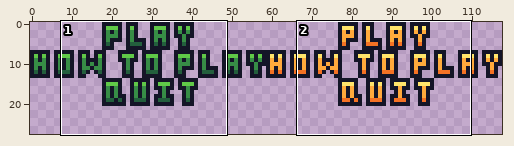
Sprite sheet: graphics/titleMenu.png. Above: a wide view before the commit, with the close-up outlined.
Close-up. Before the edit:
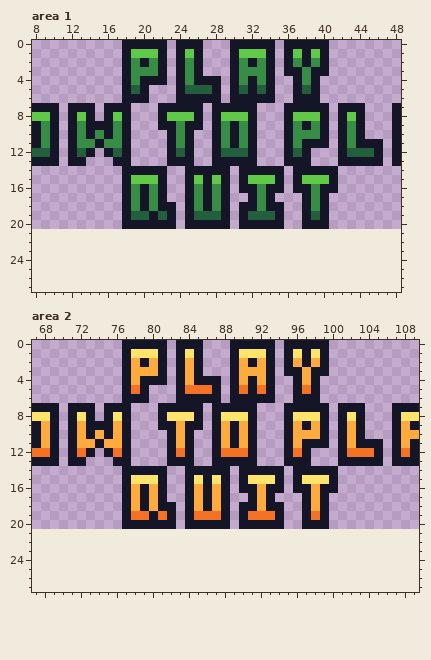
The file is 118x21 pixels. Shown: area 1: x 8..48, y 0..27; area 2: x 67..109, y 0..27. The old version is drawn lined up with the new one, on the new canvas.
After the commit:
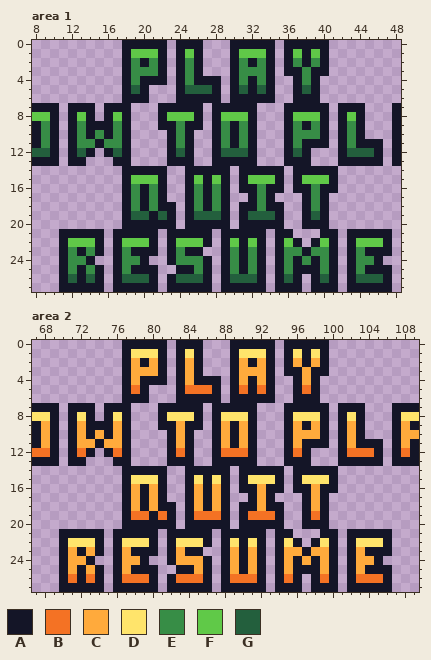
Palette (. is transparent): A #141527  B #f47224  C #ffaa3c  D #ffe46b  E #378d46  F #60c948  G #235f3d
Difference:
canvas 118x21 -> 118x28
Area 1:
y 21: x 11..15 ..... -> AAAAA; x 17..21 ..... -> AAAAA; x 23..27 ..... -> AAAAA; x 29..33 ..... -> AAAAA; x 35..36 .. -> AA; x 40..41 .. -> AA; x 43..47 ..... -> AAAAA
y 22: x 11..15 ..... -> AFFFA; x 17..21 ..... -> AFFFA; x 23..27 ..... -> AFFFA; x 29..33 ..... -> AFAFA; x 35..37 ... -> AFA; x 39..41 ... -> AFA; x 43..47 ..... -> AFFFA
y 23: x 11..15 ..... -> AEAEA; x 17..21 ..... -> AEAAA; x 23..26 .... -> AEAA; x 29..33 ..... -> AEAEA; x 35..41 ....... -> AEEAEEA; x 43..47 ..... -> AEAAA
y 24: x 11..14 .... -> AEEA; x 17..20 .... -> AEEA; x 23..27 ..... -> AEEEA; x 29..33 ..... -> AEAEA; x 35..41 ....... -> AEAEAEA; x 43..46 .... -> AEEA
y 25: x 11..15 ..... -> AEAEA; x 17..21 ..... -> AEAAA; x 24..27 .... -> AAEA; x 29..33 ..... -> AEAEA; x 35..41 ....... -> AEAAAEA; x 43..47 ..... -> AEAAA
y 26: x 11..15 ..... -> AGAGA; x 17..21 ..... -> AGGGA; x 23..27 ..... -> AGGGA; x 29..33 ..... -> AGGGA; x 35..37 ... -> AGA; x 39..41 ... -> AGA; x 43..47 ..... -> AGGGA
y 27: x 11..15 ..... -> AAAAA; x 17..21 ..... -> AAAAA; x 23..27 ..... -> AAAAA; x 29..33 ..... -> AAAAA; x 35..37 ... -> AAA; x 39..41 ... -> AAA; x 43..47 ..... -> AAAAA
Area 2:
y 21: x 70..74 ..... -> AAAAA; x 76..80 ..... -> AAAAA; x 82..86 ..... -> AAAAA; x 88..92 ..... -> AAAAA; x 94..95 .. -> AA; x 99..100 .. -> AA; x 102..106 ..... -> AAAAA
y 22: x 70..74 ..... -> ADDDA; x 76..80 ..... -> ADDDA; x 82..86 ..... -> ADDDA; x 88..92 ..... -> ADADA; x 94..96 ... -> ADA; x 98..100 ... -> ADA; x 102..106 ..... -> ADDDA
y 23: x 70..74 ..... -> ACACA; x 76..80 ..... -> ACAAA; x 82..85 .... -> ACAA; x 88..92 ..... -> ACACA; x 94..100 ....... -> ACCACCA; x 102..106 ..... -> ACAAA
y 24: x 70..73 .... -> ACCA; x 76..79 .... -> ACCA; x 82..86 ..... -> ACCCA; x 88..92 ..... -> ACACA; x 94..100 ....... -> ACACACA; x 102..105 .... -> ACCA
y 25: x 70..74 ..... -> ACACA; x 76..80 ..... -> ACAAA; x 83..86 .... -> AACA; x 88..92 ..... -> ACACA; x 94..100 ....... -> ACAAACA; x 102..106 ..... -> ACAAA
y 26: x 70..74 ..... -> ABABA; x 76..80 ..... -> ABBBA; x 82..86 ..... -> ABBBA; x 88..92 ..... -> ABBBA; x 94..96 ... -> ABA; x 98..100 ... -> ABA; x 102..106 ..... -> ABBBA
y 27: x 70..74 ..... -> AAAAA; x 76..80 ..... -> AAAAA; x 82..86 ..... -> AAAAA; x 88..92 ..... -> AAAAA; x 94..96 ... -> AAA; x 98..100 ... -> AAA; x 102..106 ..... -> AAAAA
